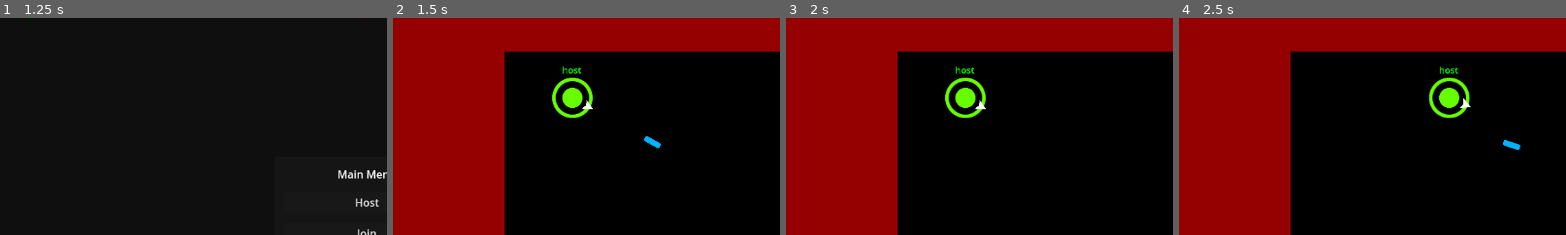
Above: before the commit, frames 1-4 (left to right).
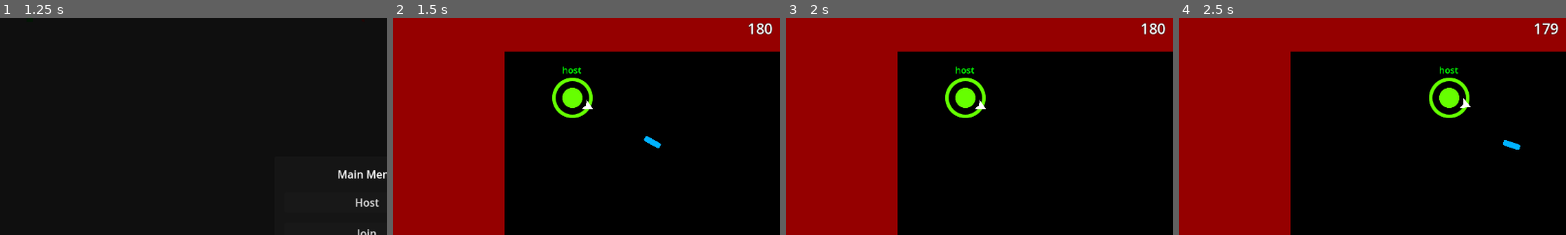
Above: after the commit, the same moments.

Repository: Pkepowicz/Infinite-Onslaught
Game: Godot game, scene res://assets/scenes/world.tscn
The game is run twice, just before and just after one commit, with the same random seed, the same clock (stepped at 60 frames per second) and the same inputs. The engine's default icon, where the game draws it, is replaced by a stand-in: a white triangle on a blue panel in a dark square.
Inputs (mouse positions are % of the whole screen's width and height, from its top left):
- Up to frame 1 (1.25 s): click (50, 56) at 0.52 s; type "Alex" at 0.6 s; click (50, 64) at 0.75 s; type "12" at 0.83 s
- Up to frame 2 (1.5 s): click "Host" at 1.25 s
- Up to frame 3 (2 s): no input
- Up to frame 4 (2.5 s): tap Enter at 2 s; move the mouse to (72, 45) at 2.02 s; hold Right (ui_right) from 2.03 s (still down); click (72, 45) at 2.1 s
The pictures show only the part of the screen within x 3-53%, y 0-50%; the shares and areas given below are measured in that part.

Frame 1 is identical in both runs. In frame 2, 0.2% of the frame differs, in the area x 91-98%, y 2-8%; in frame 3, 0.2%; in frame 4, 0.2%.

Commit message:
added game timer

Diff:
--- a/assets/scenes/world.gd
+++ b/assets/scenes/world.gd
@@ -160,3 +160,4 @@
 	}
 	add_player(multiplayer.get_unique_id())
 	update_player_labels()
+	$Level/TimerContainer.start_countdown(180)
--- a/assets/scenes/world.tscn
+++ b/assets/scenes/world.tscn
@@ -80,6 +80,16 @@
 
 [sub_resource type="PlaceholderTexture2D" id="PlaceholderTexture2D_d2veb"]
 
+[sub_resource type="LabelSettings" id="LabelSettings_4vst4"]
+font_size = 22
+outline_size = 2
+outline_color = Color(0, 0, 0, 1)
+
+[sub_resource type="SceneReplicationConfig" id="SceneReplicationConfig_n6a03"]
+properties/0/path = NodePath("TimerContainer/TimeLabel:text")
+properties/0/spawn = true
+properties/0/replication_mode = 2
+
 [node name="world" type="Node2D"]
 script = ExtResource("1_e253m")
 
@@ -240,14 +250,29 @@
 vertical_alignment = 1
 
 [node name="Timer" type="Timer" parent="DeathScreen/TimerContainer/TimeLabel"]
-autostart = true
-
-[node name="UI" type="CanvasLayer" parent="."]
-visible = false
 
 [node name="Level" parent="." instance=ExtResource("6_p7gqs")]
 visible = false
 
+[node name="TimerContainer" type="VBoxContainer" parent="Level"]
+anchors_preset = 5
+anchor_left = 0.5
+anchor_right = 0.5
+offset_left = 522.5
+offset_right = 629.5
+offset_bottom = 50.0
+grow_horizontal = 2
+script = ExtResource("6_qns6a")
+
+[node name="TimeLabel" type="Label" parent="Level/TimerContainer"]
+layout_mode = 2
+text = "0"
+label_settings = SubResource("LabelSettings_4vst4")
+horizontal_alignment = 1
+vertical_alignment = 1
+
+[node name="Timer" type="Timer" parent="Level/TimerContainer/TimeLabel"]
+
 [node name="SpawnPoint" parent="Level/SpawnPoints" index="0"]
 position = Vector2(297, 119)
 
@@ -268,9 +293,13 @@
 
 [node name="SpawnPoint7" parent="Level/SpawnPoints" index="6" instance=ExtResource("7_pm4i1")]
 position = Vector2(671, 326)
+
+[node name="MultiplayerSynchronizer" type="MultiplayerSynchronizer" parent="Level"]
+replication_config = SubResource("SceneReplicationConfig_n6a03")
 
 [connection signal="button_down" from="MainMenu/MainMenu/MarginContainer/VBoxContainer/HostButton" to="." method="_on_host_button_button_down"]
 [connection signal="button_down" from="MainMenu/MainMenu/MarginContainer/VBoxContainer/JoinButton" to="." method="_on_join_button_button_down"]
 [connection signal="timeout" from="DeathScreen/TimerContainer/TimeLabel/Timer" to="DeathScreen/TimerContainer" method="_on_timer_timeout"]
+[connection signal="timeout" from="Level/TimerContainer/TimeLabel/Timer" to="Level/TimerContainer" method="_on_timer_timeout"]
 
 [editable path="Level"]
Not shown: 1 places in assets/scenes/world.tscn that only renumber resources
